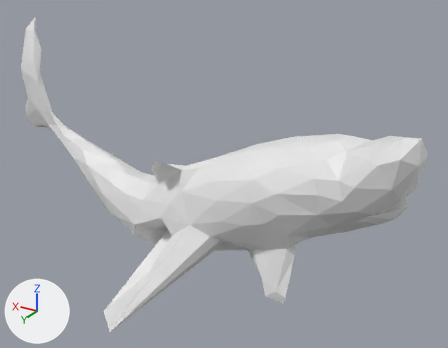
An edit to the OBJ model mesh_cnn/datasets/random_walks/T492.obj, drawn before and after from the same camera.
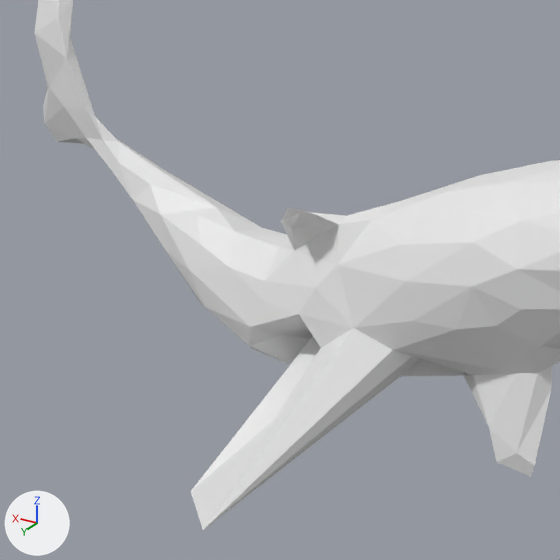
Each version is shown whole from a camera (50 mm lens) standing at (-0.862, 1.395, 0.73) and looking at (-0.02, -0.007, 0.029), then close up on the part from 1% to 67% of the width and 15% to 100% of the height. The lights are fixed; the arrows at lower left show +X, +Y and +Z. Where no turn or scale is listed for an object, it has been applied to the vertices.

In view in the first close-up: 'T492'.
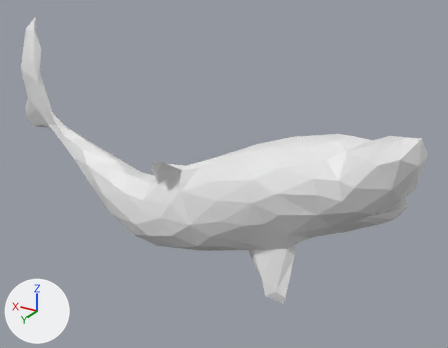
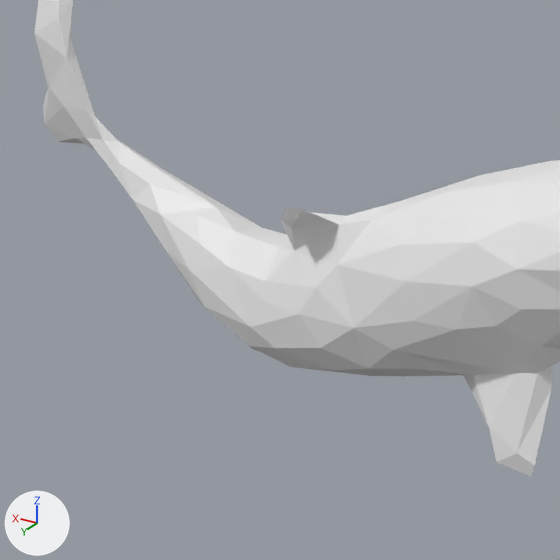
Boxes (x1, y1, x2, y2) around the edits, measured in the close-ups (560 x 560 px; the box of a moved part takes in the faces that stretch with it):
'T492', reshaped: before (34, 0, 560, 530); after (34, 0, 560, 477)
part 1 of me_t492, moved or reshaped: before (191, 314, 471, 530); after (249, 314, 471, 376)

Diff of the bpy script that builds the scene:
```diff
--- a/mesh_cnn/datasets/random_walks/T492.obj.py
+++ b/mesh_cnn/datasets/random_walks/T492.obj.py
@@ me_t492 @@
 me_t492.from_pydata(...)  # 252 vertices, 500 faces; spans x -0.588..0.822, y -0.256..0.404, z -0.34..0.4
 # used by ob_t492; location = (0.0, 0.0, 0.0)
-me_t492.vertices[69].co = (0.177, -0.056, -0.261)
-me_t492.vertices[71].co = (0.088, -0.067, -0.051)
-me_t492.vertices[94].co = (0.203, 0.296, -0.34)  # pixel (190, 491)
-me_t492.vertices[99].co = (0.081, 0.404, -0.293)  # pixel (202, 530)
-me_t492.vertices[116].co = (-0.214, -0.211, 0.038)
+# me_t492 part 1
+me_t492.vertices[69].co = (0.162, 0.125, -0.161)  # pixel (274, 348)
+me_t492.vertices[71].co = (0.157, 0.094, -0.208)  # pixel (290, 366)
+me_t492.vertices[94].co = (0.039, 0.041, -0.216)  # pixel (370, 375)
+me_t492.vertices[99].co = (0.0, 0.104, -0.16)  # pixel (368, 368)
+me_t492.vertices[116].co = (-0.069, 0.089, -0.147)  # pixel (413, 368)
```
